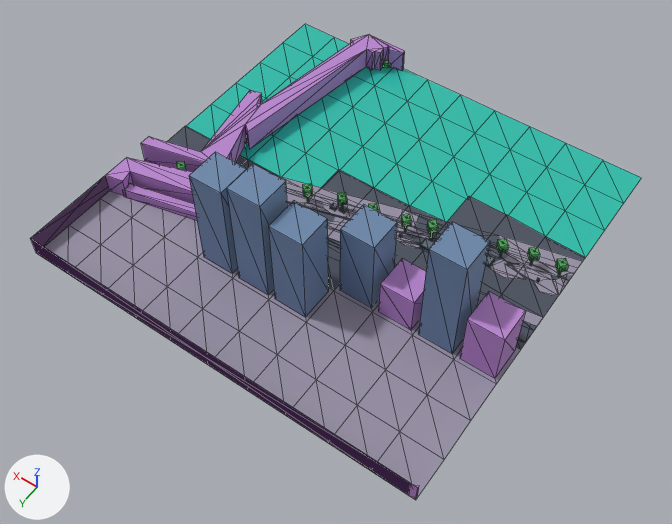
The glTF model public/maps/melbourne/chunks/3_-15.glb as it was, and as the next commit left it.
Both versions are drawn from a 50 mm camera at (318.5, 1886.0, 195.3) aimed at (406.3, 1763.1, 2.2). The lights are fixed; the arrows at lower left show +X, +Y and +Z. The first picture is the older version. Mesh edges are drawn as thin lines. Where no turn or scale is listed for an object, it has been applied to the vertices. Vertices at exactly the same position are counted once.

The scene before the commit, as lines of its bpy script (objects in view):
```python
me_mesh_0 = bpy.data.meshes.new('Mesh_0')
me_mesh_0.from_pydata(...)  # 717 vertices, 985 faces; spans x -60.0..60.0, y -60.0..60.0, z -18.2..18.2
# faces by material slot: [62, 229, 82, 168, 60, 264, 120]
me_mesh_0.materials.append(mat_asphalt)  # greyish blue #4f5563
me_mesh_0.materials.append(mat_pavement)  # grey #9a93a8
me_mesh_0.materials.append(mat_water)  # cyan #2ec2af
me_mesh_0.materials.append(mat_commercial)  # purple #b985cf
me_mesh_0.materials.append(mat_skyscraper)  # blue #718caf
me_mesh_0.materials.append(mat_vegetation)  # green #50a65d
me_mesh_0.materials.append(mat_prop)  # greyish blue #697681
# before: 22 (-60.0, 12.0, -16.0) at pixel (520, 349), 41 (-60.0, 9.5, -16.0) at pixel (525, 342), 44 (-59.5, 9.6, -15.9) at pixel (523, 342)
# before: 26 (-60.0, -12.0, -16.2) at pixel (564, 286), 38 (-60.0, -24.0, -16.2) at pixel (585, 257), 98 (-54.8, -13.8, -16.0) at pixel (550, 272), 100 (-56.2, -12.0, -16.0) at pixel (552, 279), 101 (-56.3, -12.0, -16.0) at pixel (552, 279)
# before: 102 (-57.0, -12.5, -16.0) at pixel (555, 279), 103 (-58.6, -16.2, -16.1) at pixel (567, 273), 104 (-57.3, -13.4, -16.0) at pixel (558, 278), 105 (-60.0, -8.5, -16.1) at pixel (558, 295), 106 (-60.0, -17.9, -16.1) at pixel (575, 272)
# before: 113 (-56.3, -12.0, -16.0) at pixel (552, 279), 121 (-60.0, -17.2, -16.1) at pixel (574, 273), 122 (-60.0, -19.6, -16.1) at pixel (578, 267), 127 (-60.0, -14.4, -16.1) at pixel (569, 280), 128 (-60.0, -22.3, -16.1) at pixel (582, 261)
# before: 90 (-48.0, 24.0, -16.0) at pixel (453, 359)
ob_compiled_chunk = bpy.data.objects.new('compiled-chunk', me_mesh_0)
ob_compiled_chunk.location = (414.0, 1746.0, 16.6)
```
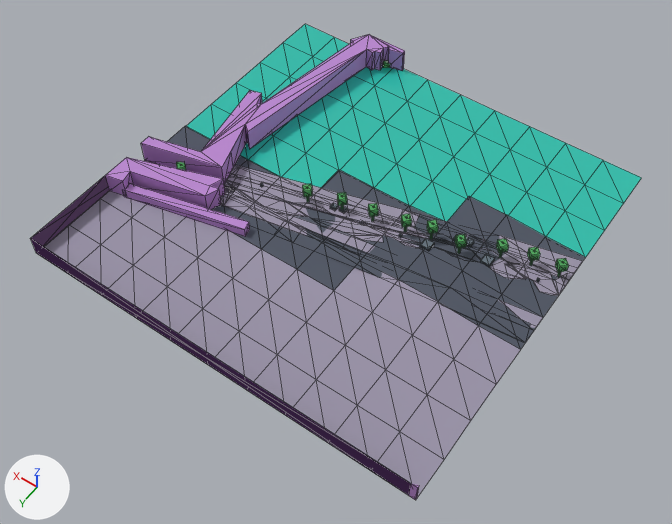
Where the newer file only moved an object's origin or applied its transform, the numbers keep the older frame.

The change, as a diff of the scene's bpy script:
```diff
--- a/public/maps/melbourne/chunks/3_-15.glb.py
+++ b/public/maps/melbourne/chunks/3_-15.glb.py
@@ me_mesh_0 @@
 # used by ob_compiled_chunk; location = (414.0, 1746.0, 16.6)
 # verts and faces of me_mesh_0; kept vertices keep their numbers, new ones are numbered from 717
-me_mesh_0.from_pydata(...)  # 717 vertices, 985 faces; spans x -60.0..60.0, y -60.0..60.0, z -18.2..18.2
+me_mesh_0.from_pydata(...)  # 661 vertices, 901 faces; spans x -60.0..60.0, y -60.0..60.0, z -18.2..-8.9
+# me_mesh_0 part 1: the loose piece of 8 vertices spanning x -58.8..-55.4, y -15.6..-12.2, z -12.5..-10.1 is moved by (0.0, 0.0, 0.1)
+# me_mesh_0 part 2: 7 loose pieces with 56 vertices, spanning x -58.9..22.9, y 13.1..34.9, z -16.3..18.2, are deleted
+# me_mesh_0 part 3
+verts[22] = (-60.0, 12.0, -15.9)  # moved, pixel (520, 349)
+verts[41] = (-60.0, 9.5, -15.9)  # moved, pixel (525, 342)
+verts[44] = (-59.5, 9.6, -15.9)  # moved, pixel (523, 342)
+# me_mesh_0 part 4
+for i in [26, 38, 98, 100, 101, 103, 105, 106, 113, 121, 122, 127, 128]: verts[i] += (0.0, 0.0, 0.1)
+verts[102] = (-57.0, -12.5, -16.0)  # moved, pixel (555, 279)
+verts[104] = (-57.3, -13.4, -16.0)  # moved, pixel (558, 278)
+# me_mesh_0 part 5
+verts[90] = (-48.0, 24.0, -15.9)  # moved, pixel (453, 359)
+# other edits to the shape of me_mesh_0 do not show in these pictures
 me_mesh_0.materials.append(mat_asphalt)
@@ me_mesh_0 @@
 me_mesh_0.materials.append(mat_commercial)
-me_mesh_0.materials.append(mat_skyscraper)  # blue #718caf
 me_mesh_0.materials.append(mat_vegetation)
```

Changed parts and their boxes (x1, y1, x2, y2) in the pictures (672 x 524 px; the box of a moved part takes in the faces that stretch with it):
part 1 of me_mesh_0, moved or reshaped
    both: (555, 258, 569, 272)
part 2 of me_mesh_0, deleted
    before: (189, 152, 525, 379)
part 3 of me_mesh_0, moved or reshaped
    before: (477, 295, 541, 384)
    after: (379, 277, 542, 384)
part 4 of me_mesh_0, moved or reshaped
    before: (499, 236, 585, 317)
    after: (466, 234, 585, 317)
part 5 of me_mesh_0, moved or reshaped
    before: (412, 327, 496, 421)
    after: (412, 302, 496, 421)
